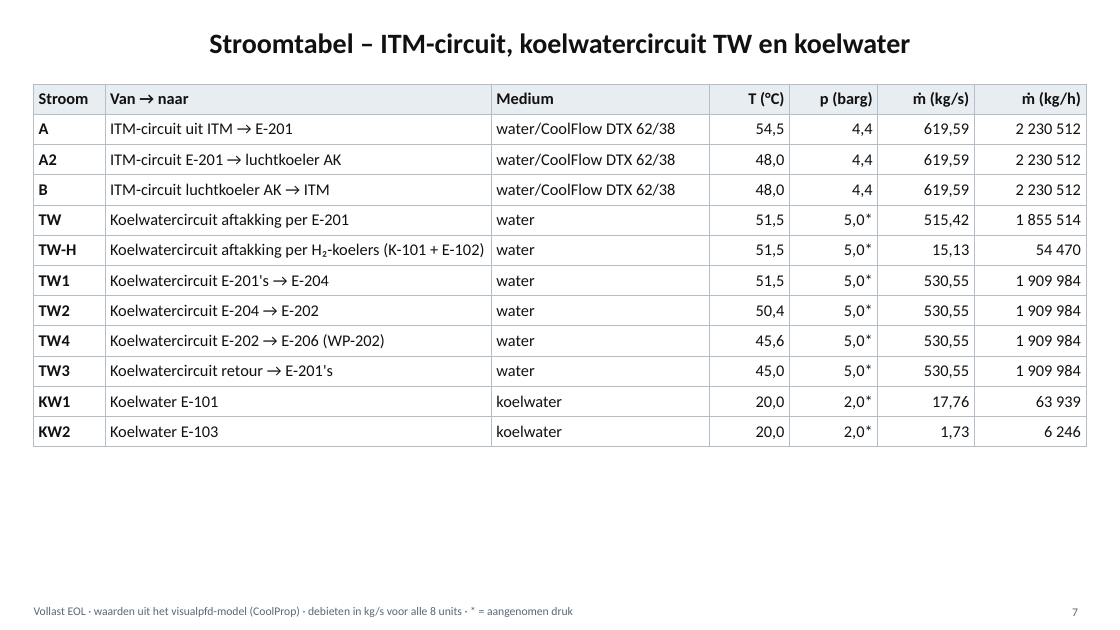
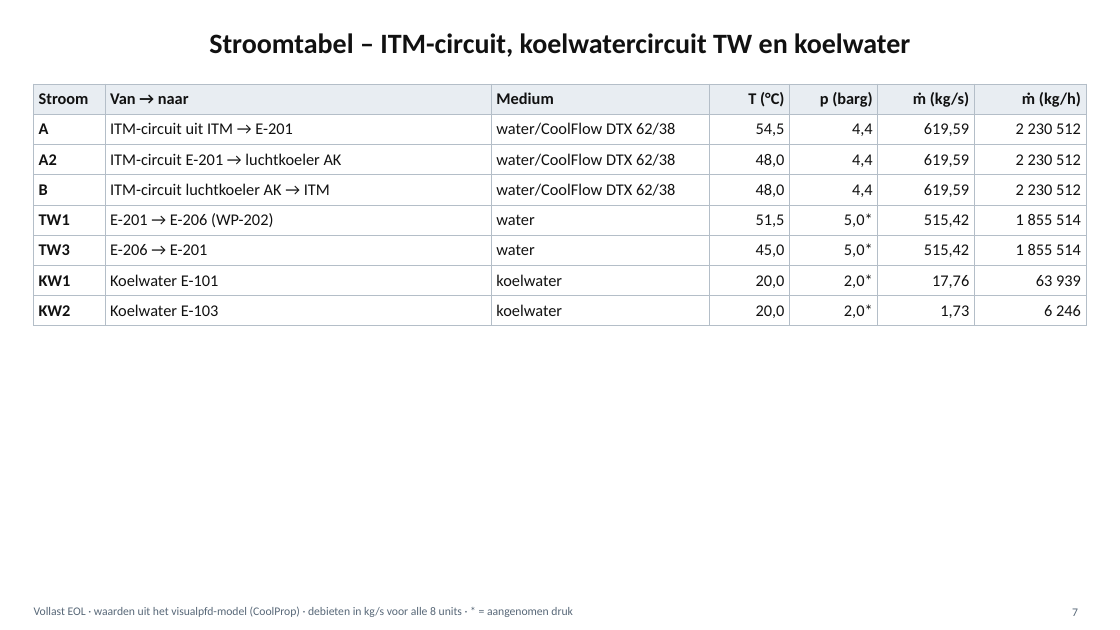
Before and after one commit to akubishon/visualpfd, a slide deck: slide 7 of docs/pfd/PFD.pptx. Drawn at 1120x630 pixels with LibreOffice and Linux fonts; fonts in the diff are those of the drawing. Boxes give left, top, right and bottom in pixels: in the first picture for what was removed or moved away, otherwise in the second. Text is boxed around its words. In the diff, an @@ line names an element or a change of style, - is before the commit and + after.

```diff
--- a/docs/pfd/PFD.pptx
+++ b/docs/pfd/PFD.pptx
@@ table at <box>34,84,1086,322</box> @@
-row 5: TW | Koelwatercircuit aftakking per E-201 | water | 51,5 | 5,0* | 515,42 | 1 855 514
-row 6: TW-H | Koelwatercircuit aftakking per H₂-koelers (K-101 + E-102) | water | 51,5 | 5,0* | 15,13 | 54 470
-row 7: TW1 | Koelwatercircuit E-201's → E-204 | water | 51,5 | 5,0* | 530,55 | 1 909 984
-row 8: TW2 | Koelwatercircuit E-204 → E-202 | water | 50,4 | 5,0* | 530,55 | 1 909 984
-row 9: TW4 | Koelwatercircuit E-202 → E-206 (WP-202) | water | 45,6 | 5,0* | 530,55 | 1 909 984
-row 10: TW3 | Koelwatercircuit retour → E-201's | water | 45,0 | 5,0* | 530,55 | 1 909 984
+row 5: TW1 | E-201 → E-206 (WP-202) | water | 51,5 | 5,0* | 515,42 | 1 855 514
+row 6: TW3 | E-206 → E-201 | water | 45,0 | 5,0* | 515,42 | 1 855 514
```
Also in this commit, not shown: 2 other slides changed, 6 other files.
